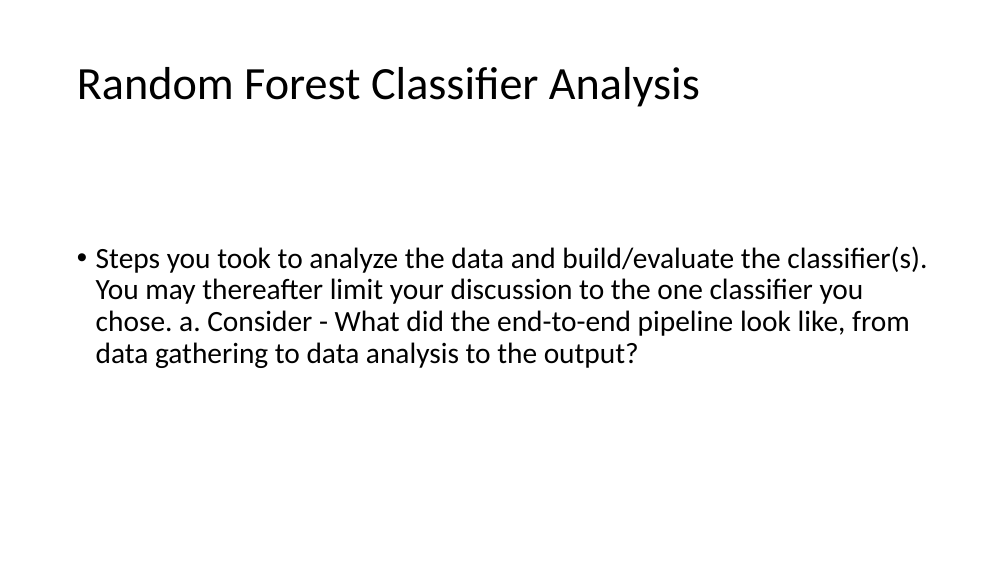
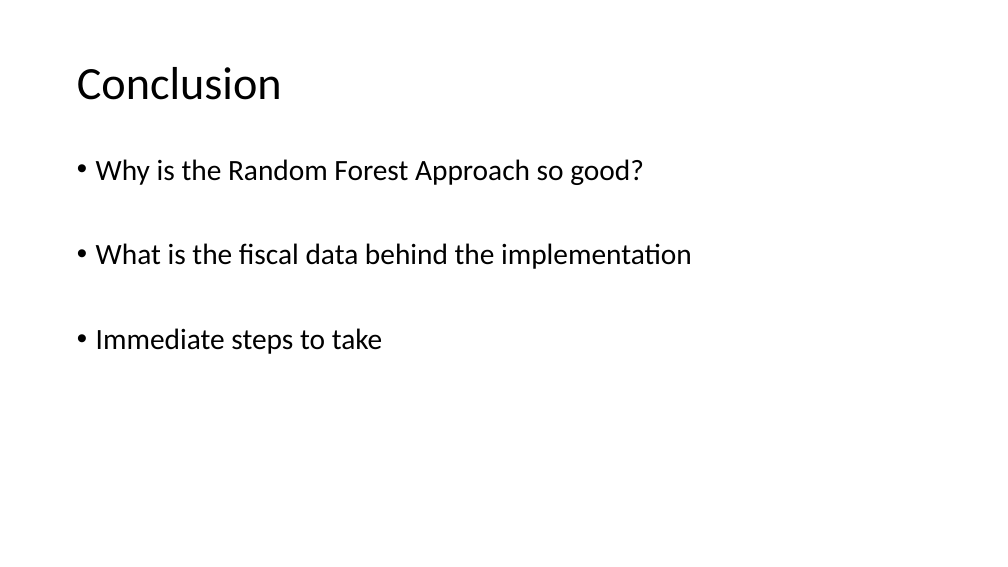
Before and after one commit to zhourichard19/CSE5243, a slide deck: slide 9 of Homework3/Homework3.pptx (slide 4 before the commit). Drawn at 1008x567 pixels with LibreOffice and Linux fonts; fonts in the diff are those of the drawing. Boxes give left, top, right and bottom in pixels: in the first picture for what was removed or moved away, otherwise in the second. Text is boxed around its words. In the diff, an @@ line names an element or a change of style, - is before the commit and + after.

Commit message:
finished

```diff
--- a/Homework3/Homework3.pptx
+++ b/Homework3/Homework3.pptx
@@ title at (77, 67, 282, 100): text changed @@
-Random Forest Classifier Analysis
+Conclusion
@@ text at (96, 159, 692, 354): text changed @@
-• Steps you took to analyze the data and build/evaluate the classifier(s). You may thereafter limit your discussion to the one classifier you chose. a. Consider - What did the end-to-end pipeline look like, from data gathering to data analysis to the output?
+• Why is the Random Forest Approach so good?
+• What is the fiscal data behind the implementation
+• Immediate steps to take
```
Also in this commit, not shown: 3 other slides changed, 9 slides added, 5 slides removed.
